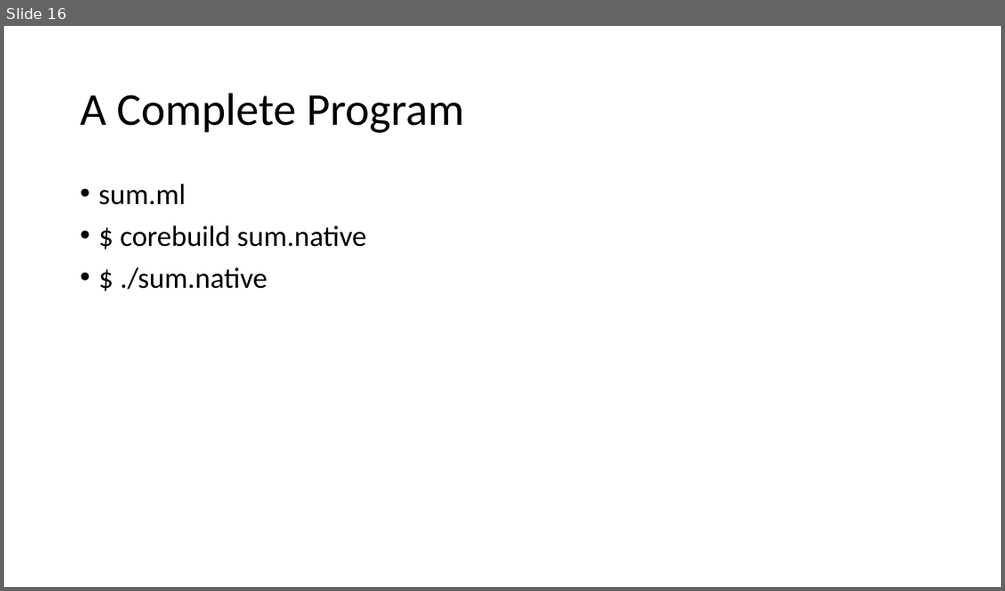
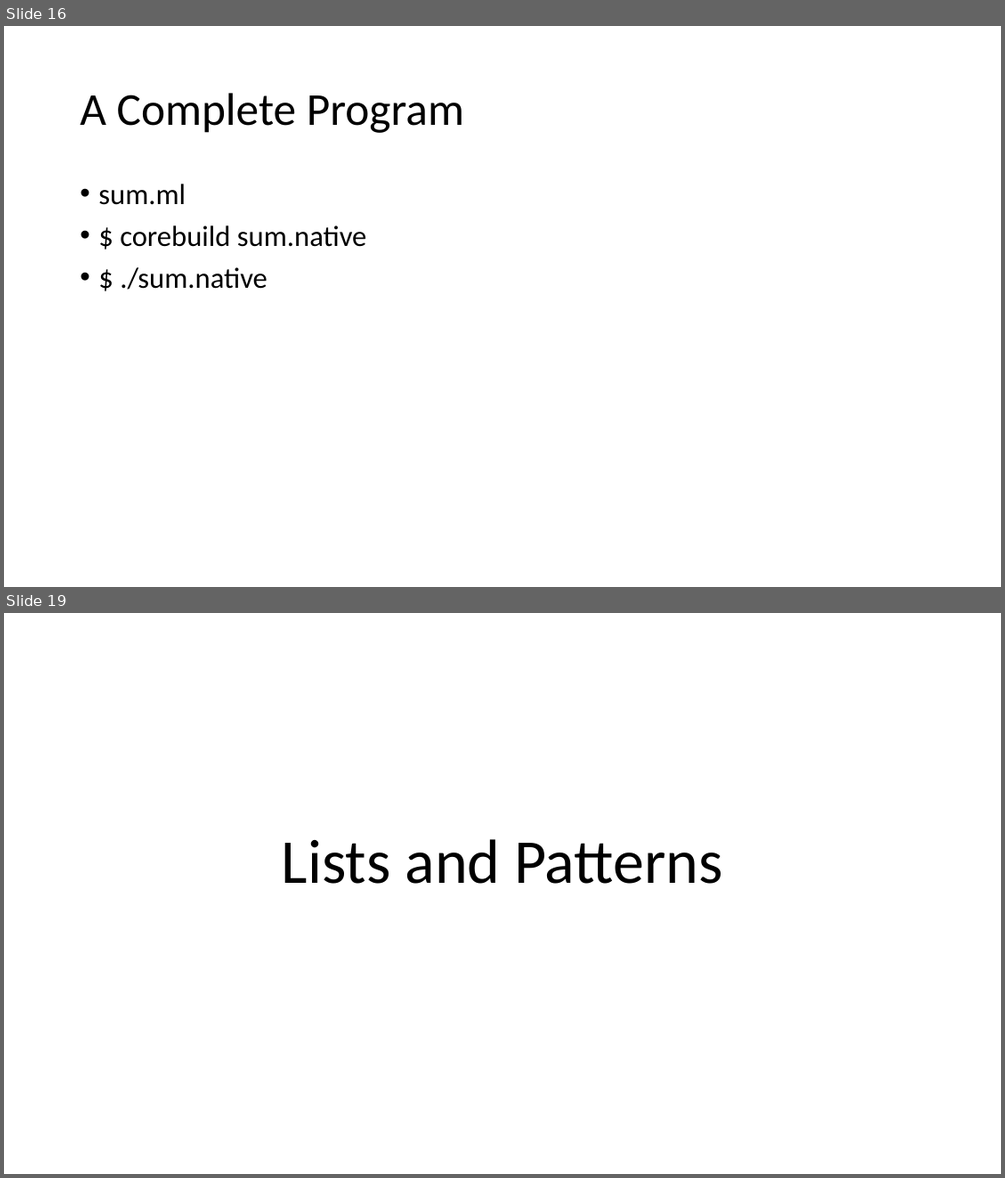
Before and after one commit to bacmive/paper_notes, a slide deck: notes8-ocaml.pptx. Shown one above the other, each under a label of ours: slide 16 before the commit, slides 16 and 19 after it; the slides between them are not shown. The pictures are 1005x591 and 1005x1178 pixels, drawn with LibreOffice and Linux fonts; fonts in the diff are those of the drawing. Boxes give left, top, right and bottom in pixels: in the first picture for what was removed or moved away, otherwise in the second. Text is boxed around its words. In the diff, an @@ line names an element or a change of style, - is before the commit and + after.

```diff
--- a/notes8-ocaml.pptx
+++ b/notes8-ocaml.pptx
@@ slide 19 added at [4,613,1001,1174], background #FFFFFF @@
@@ title added at [282,839,723,884], 60 pt, text #000000 @@
+Lists and Patterns
```
Also in this commit, not shown: 2 other slides added.
